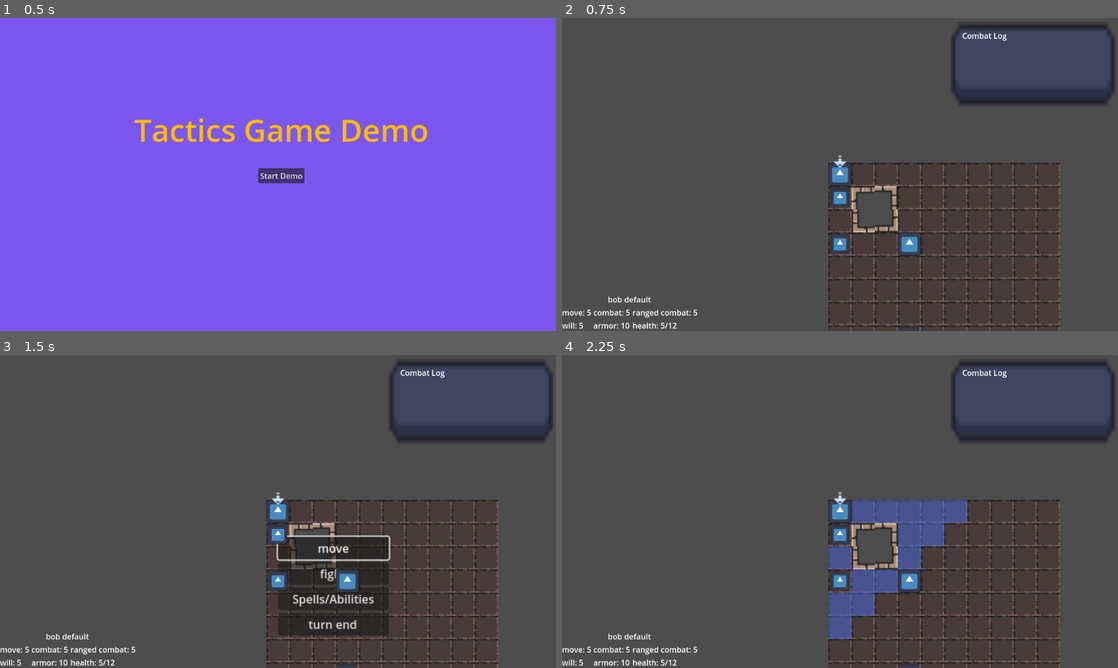
Above: before the commit, frames 1-4 (two rows, left to right).
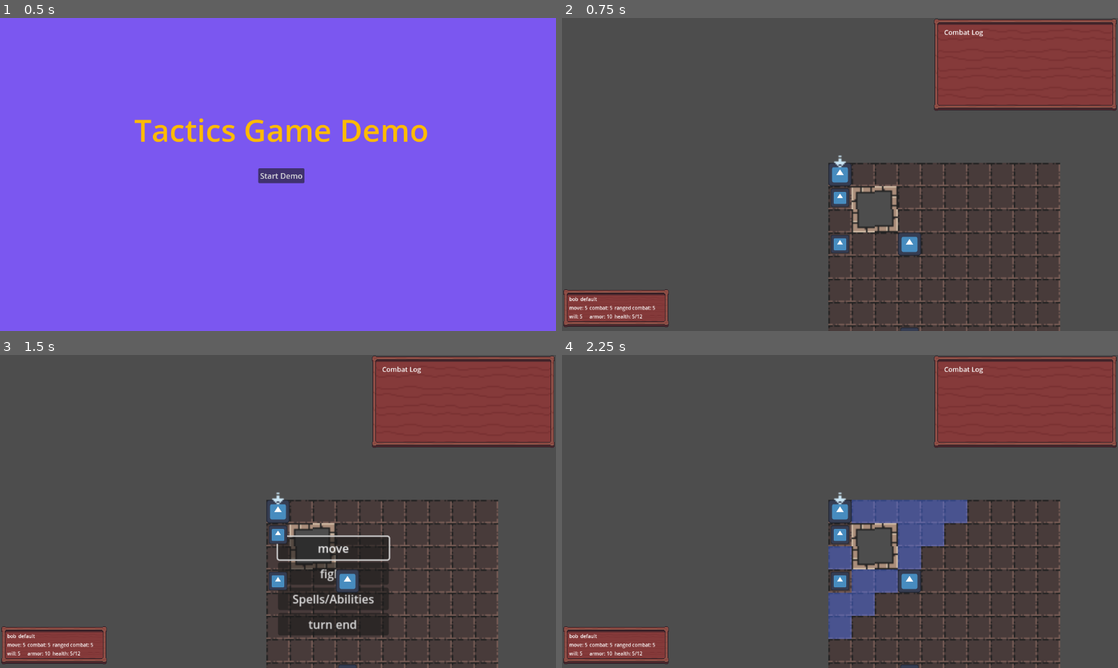
Above: after the commit, the same moments.

Repository: brianhall1313/dungeon-tactics
Game: Godot game, scene res://Scene/start_screen.tscn
The game is run twice, just before and just after one commit, with the same random seed, the same clock (stepped at 60 frames per second) and the same inputs. The engine's default icon, where the game draws it, is replaced by a stand-in: a white triangle on a blue panel in a dark square.
Inputs (mouse positions are in pixels of both pictures, inside the frame that each line leads up to):
- Up to frame 1 (0.5 s): no input
- Up to frame 2 (0.75 s): click "Start Demo" at 0.5 s
- Up to frame 3 (1.5 s): tap Enter at 1.25 s; move the mouse to (472, 401) at 1.27 s
- Up to frame 4 (2.25 s): click "move" at 2 s

Frame 1 is identical in both runs. In frame 2, 12% of the frame differs, in the area x 0-100%, y 0-100%; in frame 3, 12%; in frame 4, 12%.

Commit message:
more ui stuff, but better this time

Diff:
--- a/Global/global_signal_bus.gd
+++ b/Global/global_signal_bus.gd
@@ -17,3 +17,4 @@
 signal sa_button_pressed(action:String)
 signal summoning(summon)
 signal combat_message(message:String)
+signal toggle_log
--- a/Resources/dungeon_theme.tres
+++ b/Resources/dungeon_theme.tres
@@ -1,10 +1,16 @@
 [gd_resource type="Theme" load_steps=3 format=3 uid="uid://5fu88ou1dk5"]
 
-[ext_resource type="Texture2D" uid="uid://dimkdtwax3x3g" path="res://textures/gui.tres" id="1_hrj3e"]
+[ext_resource type="Texture2D" uid="uid://bn6tbhu2txgn2" path="res://textures/Wooden Pixel Art GUI 32x32.png" id="1_cgaqg"]
 
 [sub_resource type="StyleBoxTexture" id="StyleBoxTexture_1fhaq"]
-texture = ExtResource("1_hrj3e")
+texture = ExtResource("1_cgaqg")
+texture_margin_left = 15.0
+texture_margin_top = 15.0
+texture_margin_right = 15.0
+texture_margin_bottom = 15.0
+region_rect = Rect2(160, 640, 96, 96)
 
 [resource]
 PanelContainer/styles/panel = SubResource("StyleBoxTexture_1fhaq")
+RichTextLabel/colors/default_color = Color(1, 1, 1, 1)
 RichTextLabel/fonts/normal_font = null
--- a/Scene/Map.tscn
+++ b/Scene/Map.tscn
@@ -112,21 +112,21 @@
 [node name="CanvasLayer" type="CanvasLayer" parent="."]
 
 [node name="PanelContainer" type="PanelContainer" parent="CanvasLayer"]
-offset_left = 800.0
+offset_left = 768.0
 offset_right = 1152.0
 offset_bottom = 192.0
 theme = ExtResource("16_lckb1")
 
-[node name="MarginContainer" type="MarginContainer" parent="CanvasLayer/PanelContainer"]
+[node name="log_margin" type="MarginContainer" parent="CanvasLayer/PanelContainer"]
 layout_mode = 2
-theme_override_constants/margin_left = 25
-theme_override_constants/margin_top = 25
-theme_override_constants/margin_right = 25
-theme_override_constants/margin_bottom = 25
+theme_override_constants/margin_left = 5
+theme_override_constants/margin_top = 5
+theme_override_constants/margin_right = 5
+theme_override_constants/margin_bottom = 5
 
-[node name="combat_log" type="RichTextLabel" parent="CanvasLayer/PanelContainer/MarginContainer"]
+[node name="combat_log" type="RichTextLabel" parent="CanvasLayer/PanelContainer/log_margin"]
 layout_mode = 2
-theme_override_font_sizes/normal_font_size = 16
+theme_override_font_sizes/normal_font_size = 14
 text = " Combat Log
 "
 scroll_following = true
@@ -136,7 +136,8 @@
 anchors_preset = 2
 anchor_top = 1.0
 anchor_bottom = 1.0
-offset_top = -40.0
+offset_top = -88.0
+offset_right = 248.0
 offset_bottom = 0.0
 grow_vertical = 0
 size_flags_horizontal = 0
@@ -148,10 +149,10 @@
 anchor_top = 1.0
 anchor_right = 1.0
 anchor_bottom = 1.0
-offset_left = -176.0
-offset_top = -77.0
-offset_right = 0.0
-offset_bottom = 0.0
+offset_left = -224.0
+offset_top = -88.0
+offset_right = -72.0
+offset_bottom = -35.0
 grow_horizontal = 0
 grow_vertical = 0
 size_flags_horizontal = 0
--- a/Scene/sa_button_prototype.tscn
+++ b/Scene/sa_button_prototype.tscn
@@ -1,6 +1,6 @@
 [gd_scene load_steps=2 format=3 uid="uid://usyamy6cq515"]
 
-[ext_resource type="Script" path="res://sa_button_prototype.gd" id="1_ogveg"]
+[ext_resource type="Script" path="res://Scene/sa_button_prototype.gd" id="1_ogveg"]
 
 [node name="sa_button_prototype" type="Button"]
 offset_right = 8.0
--- a/Scene/selected_character_info.gd
+++ b/Scene/selected_character_info.gd
@@ -1,14 +1,14 @@
-extends FlowContainer
+extends Control
 
 #all dice will come in an array[number of sides,number of dice that are being used/we need to display]
-@onready var character_name_label=$character_name
-@onready var character_job_label=$character_job
-@onready var move_label=$GridContainer/move
-@onready var combat_label=$GridContainer/combat
-@onready var ranged_combat_label=$GridContainer/ranged_combat
-@onready var will_label=$GridContainer/will
-@onready var armor_label=$GridContainer/armor
-@onready var health_label=$GridContainer/health
+@onready var character_name_label=$PanelContainer/MarginContainer/FlowContainer/HBoxContainer/character_name
+@onready var character_job_label=$PanelContainer/MarginContainer/FlowContainer/HBoxContainer/character_job
+@onready var move_label=$PanelContainer/MarginContainer/FlowContainer/GridContainer/move
+@onready var combat_label=$PanelContainer/MarginContainer/FlowContainer/GridContainer/combat
+@onready var ranged_combat_label=$PanelContainer/MarginContainer/FlowContainer/GridContainer/ranged_combat
+@onready var will_label=$PanelContainer/MarginContainer/FlowContainer/GridContainer/will
+@onready var armor_label=$PanelContainer/MarginContainer/FlowContainer/GridContainer/armor
+@onready var health_label=$PanelContainer/MarginContainer/FlowContainer/GridContainer/health
 
 
 func _ready():
--- a/Scene/selected_character_info.tscn
+++ b/Scene/selected_character_info.tscn
@@ -1,45 +1,73 @@
-[gd_scene load_steps=2 format=3 uid="uid://ccsje0piy6svi"]
+[gd_scene load_steps=3 format=3 uid="uid://ccsje0piy6svi"]
 
 [ext_resource type="Script" path="res://Scene/selected_character_info.gd" id="1_4jil3"]
+[ext_resource type="Theme" uid="uid://5fu88ou1dk5" path="res://Resources/dungeon_theme.tres" id="1_nv6qu"]
 
-[node name="selected_character_info" type="FlowContainer"]
-offset_right = 40.0
-offset_bottom = 40.0
-alignment = 1
+[node name="selected_character_info" type="Control"]
+layout_mode = 3
+anchors_preset = 0
+offset_right = 168.0
+offset_bottom = 64.0
+theme = ExtResource("1_nv6qu")
 script = ExtResource("1_4jil3")
 
-[node name="character_name" type="Label" parent="."]
+[node name="PanelContainer" type="PanelContainer" parent="."]
+layout_mode = 0
+offset_right = 224.0
+offset_bottom = 80.0
+
+[node name="MarginContainer" type="MarginContainer" parent="PanelContainer"]
 layout_mode = 2
+
+[node name="FlowContainer" type="VBoxContainer" parent="PanelContainer/MarginContainer"]
+layout_mode = 2
+
+[node name="HBoxContainer" type="HBoxContainer" parent="PanelContainer/MarginContainer/FlowContainer"]
+layout_mode = 2
+size_flags_horizontal = 3
+
+[node name="character_name" type="Label" parent="PanelContainer/MarginContainer/FlowContainer/HBoxContainer"]
+layout_mode = 2
+theme_override_font_sizes/font_size = 10
 text = "default"
 
-[node name="character_job" type="Label" parent="."]
+[node name="character_job" type="Label" parent="PanelContainer/MarginContainer/FlowContainer/HBoxContainer"]
 layout_mode = 2
+theme_override_font_sizes/font_size = 10
 text = "default"
 
-[node name="GridContainer" type="GridContainer" parent="."]
+[node name="GridContainer" type="GridContainer" parent="PanelContainer/MarginContainer/FlowContainer"]
 layout_mode = 2
+size_flags_horizontal = 3
+size_flags_vertical = 3
 columns = 3
 
-[node name="move" type="Label" parent="GridContainer"]
+[node name="move" type="Label" parent="PanelContainer/MarginContainer/FlowContainer/GridContainer"]
 layout_mode = 2
+theme_override_font_sizes/font_size = 10
 text = "default"
 
-[node name="combat" type="Label" parent="GridContainer"]
+[node name="combat" type="Label" parent="PanelContainer/MarginContainer/FlowContainer/GridContainer"]
 layout_mode = 2
+theme_override_font_sizes/font_size = 10
 text = "default"
 
-[node name="ranged_combat" type="Label" parent="GridContainer"]
+[node name="ranged_combat" type="Label" parent="PanelContainer/MarginContainer/FlowContainer/GridContainer"]
 layout_mode = 2
+theme_override_font_sizes/font_size = 10
 text = "default"
 
-[node name="will" type="Label" parent="GridContainer"]
+[node name="will" type="Label" parent="PanelContainer/MarginContainer/FlowContainer/GridContainer"]
 layout_mode = 2
+theme_override_font_sizes/font_size = 10
 text = "default"
 
-[node name="armor" type="Label" parent="GridContainer"]
+[node name="armor" type="Label" parent="PanelContainer/MarginContainer/FlowContainer/GridContainer"]
 layout_mode = 2
+theme_override_font_sizes/font_size = 10
 text = "default"
 
-[node name="health" type="Label" parent="GridContainer"]
+[node name="health" type="Label" parent="PanelContainer/MarginContainer/FlowContainer/GridContainer"]
 layout_mode = 2
+theme_override_font_sizes/font_size = 10
 text = "default"
--- a/textures/gui.tres
+++ /dev/null
@@ -1,7 +0,0 @@
-[gd_resource type="AtlasTexture" load_steps=2 format=3 uid="uid://dimkdtwax3x3g"]
-
-[ext_resource type="Texture2D" uid="uid://b4jkulprh2s7s" path="res://textures/GUI.png" id="1_3mk67"]
-
-[resource]
-atlas = ExtResource("1_3mk67")
-region = Rect2(144, 112, 48, 16)
--- /dev/null
+++ b/textures/wood_gui.tres
@@ -0,0 +1,3 @@
+[gd_resource type="TileSet" format=3 uid="uid://b17iqwmv8n4bg"]
+
+[resource]
Renamed: sa_button_prototype.gd -> Scene/sa_button_prototype.gd
Binary file removed: textures/GUI.png
Binary file added: textures/Wooden Pixel Art GUI 32x32.png
Not shown, changed: textures/Wooden Pixel Art GUI 32x32.png.import
